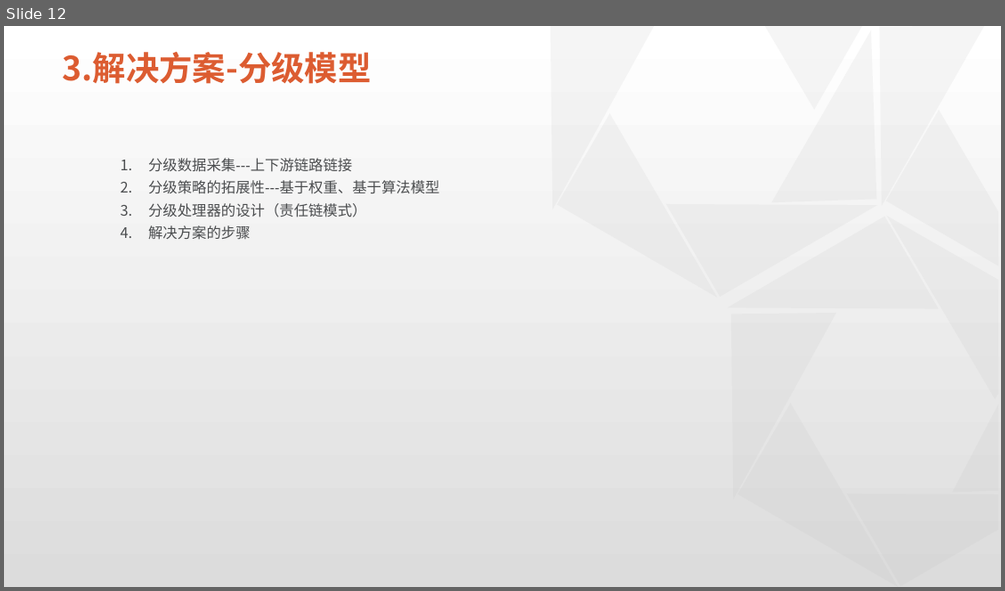
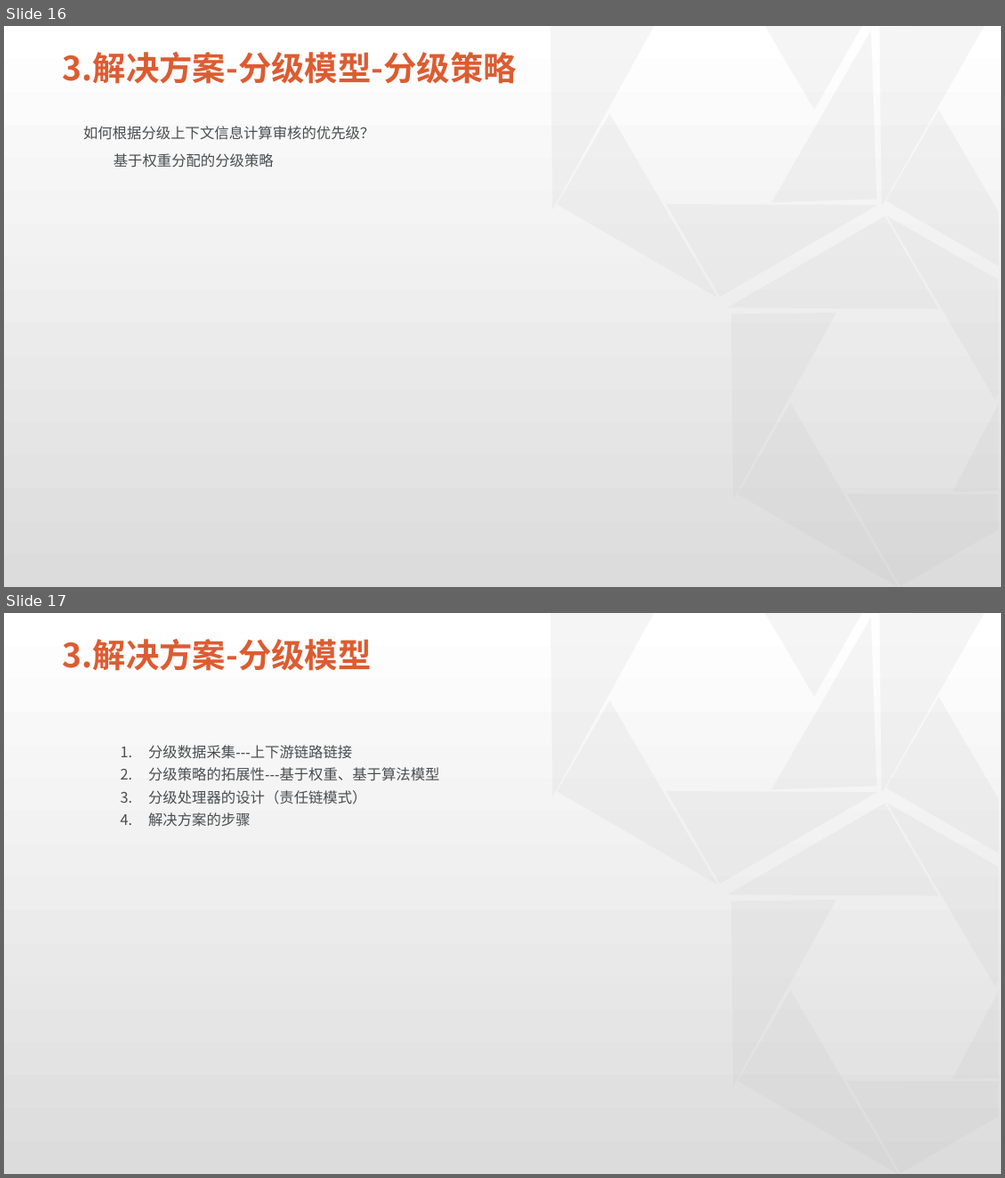
Before and after one commit to physicsLoveJava/java-miscellaneous, a slide deck: tech-interview/a-task/实习总结预展示板-新版.pptx. Shown one above the other, each under a label of ours: slide 12 before the commit, slides 16 and 17 after it. The pictures are 1005x591 and 1005x1178 pixels, drawn with LibreOffice and Linux fonts; fonts in the diff are those of the drawing; background and template pictures are left out. Boxes give left, top, right and bottom in pixels: in the first picture for what was removed or moved away, otherwise in the second. Text is boxed around its words. In the diff, an @@ line names an element or a change of style, - is before the commit and + after.

```diff
--- a/tech-interview/a-task/实习总结预展示板-新版.pptx
+++ b/tech-interview/a-task/实习总结预展示板-新版.pptx
@@ slide 16 added at [4, 26, 1001, 587], background #FFFFFF; not listed: 14 template elements that a slide beside it also shows @@
@@ title added at [63, 52, 517, 84], 32 pt, text #DC5C31, bold @@
+3.解决方案-分级模型-分级策略
@@ text added at [83, 126, 374, 140], 14 pt, text #4B4D4F @@
+如何根据分级上下文信息计算审核的优先级？
@@ text added at [113, 153, 274, 168], 14 pt, text #4B4D4F @@
+基于权重分配的分级策略
@@ what was slide 12 is now slide 17 @@
```
Also in this commit, not shown: 7 slides changed, 3 other slides added, 1 other file.
